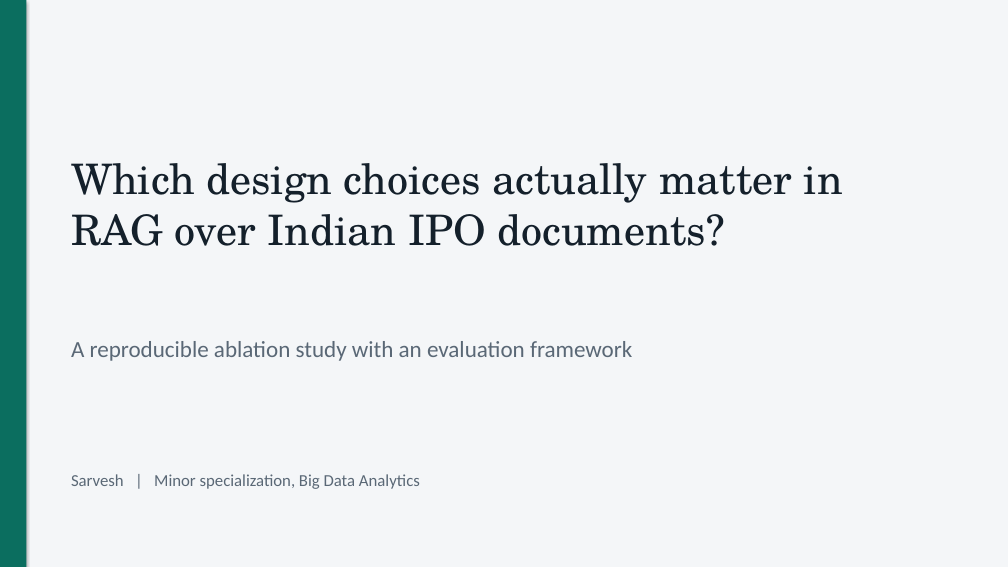
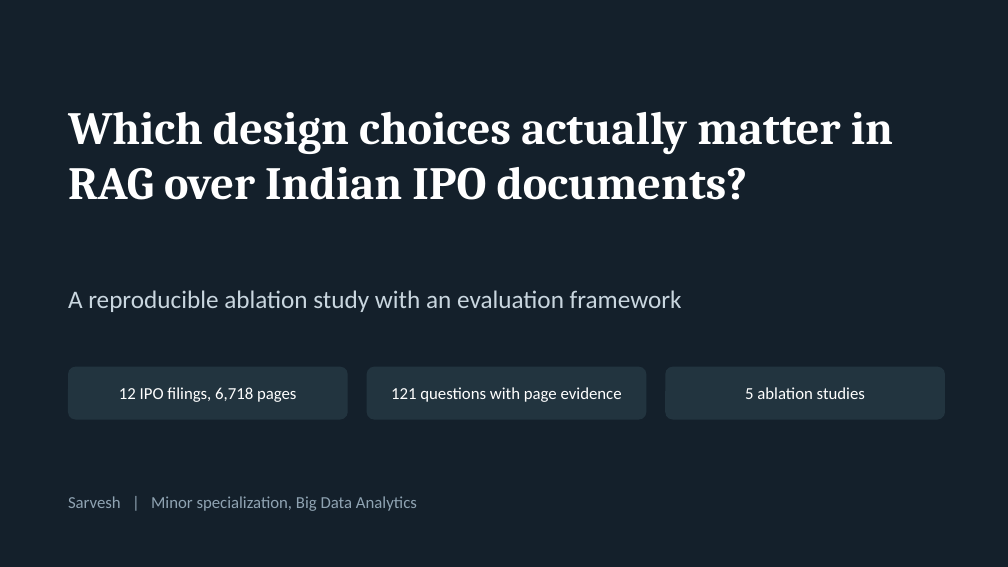
Before and after one commit to DarkkReaper007/RAG-for-financial-analysis, a slide deck: slide 1 of paper/slides.pptx. Drawn at 1008x567 pixels with LibreOffice and Linux fonts; fonts in the diff are those of the drawing. Boxes give left, top, right and bottom in pixels: in the first picture for what was removed or moved away, otherwise in the second. Text is boxed around its words. In the diff, an @@ line names an element or a change of style, - is before the commit and + after.

```diff
--- a/paper/slides.pptx
+++ b/paper/slides.pptx
@@ background #F4F6F8 to #14202B @@
@@ rectangle removed at [0,0,26,567] @@
@@ text "Which design choices actually matter ...": place and size @@
-text "Which design choices actually matter ..." at [71,163,843,246]
+text "Which design choices actually matter ..." at [68,112,893,200]
@@ text "Which design choices actually matter ..." at [68,112,893,200]: size 40 to 44 pt, font TeX Gyre Schola to Cambria, text colour #14202B to #FFFFFF, bold on @@
@@ text "A reproducible ablation study with ...": place and size @@
-text "A reproducible ablation study with ..." at [71,341,632,361]
+text "A reproducible ablation study with ..." at [68,290,682,312]
@@ text "A reproducible ablation study with ..." at [68,290,682,312]: size 22 to 24 pt, text colour #5A6876 to #C9D6DF @@
@@ rounded rectangle added at [68,367,348,420], fill #22343F, 16 pt, text #FFFFFF @@
+12 IPO filings, 6,718 pages
@@ rounded rectangle added at [367,367,647,420], fill #22343F, 16 pt, text #FFFFFF @@
+121 questions with page evidence
@@ rounded rectangle added at [665,367,945,420], fill #22343F, 16 pt, text #FFFFFF @@
+5 ablation studies
@@ text "Sarvesh | Minor specialization, Big ...": place and size @@
-text "Sarvesh | Minor specialization, Big ..." at [71,474,420,489]
+text "Sarvesh | Minor specialization, Big ..." at [68,496,417,511]
@@ text "Sarvesh | Minor specialization, Big ..." at [68,496,417,511]: text colour #5A6876 to #8FA3B2 @@
```
Also in this commit, not shown: 9 other slides changed, 7 slides added, 7 slides removed, 5 other files.
